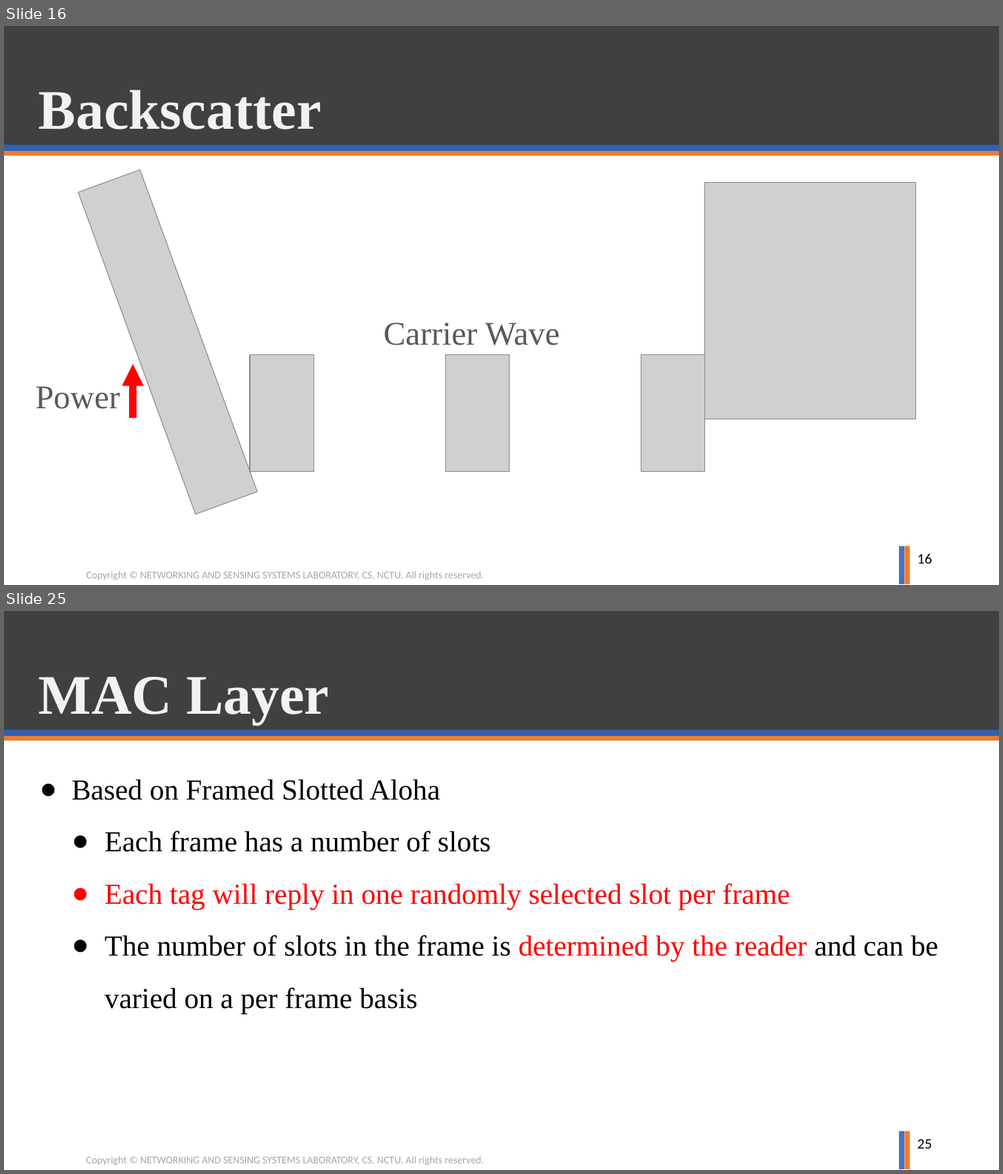
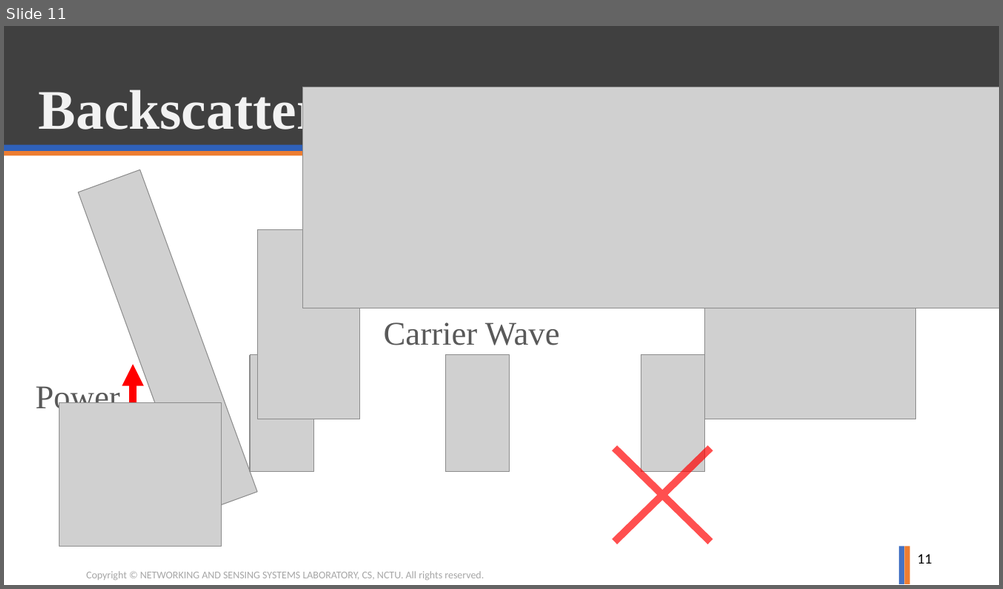
Before and after one commit to ghostkingwilly/RFID_Project, a slide deck: Proposal/RFID_Prorosal.pptx. Shown one above the other, each under a label of ours: slides 16 and 25 before the commit, slide 11 after it; the slides between them are not shown. The pictures are 1003x1174 and 1003x589 pixels, drawn with LibreOffice and Linux fonts; fonts in the diff are those of the drawing; grey boxes stand for pictures; background and template pictures are left out. Boxes give left, top, right and bottom in pixels: in the first picture for what was removed or moved away, otherwise in the second. Text is boxed around its words. In the diff, an @@ line names an element or a change of style, - is before the commit and + after.

```diff
--- a/Proposal/RFID_Prorosal.pptx
+++ b/Proposal/RFID_Prorosal.pptx
@@ slide 25 removed at box(4, 611, 999, 1170), background #FFFFFF; not listed: 6 template elements that a slide beside it also shows @@
@@ title removed at box(39, 677, 329, 725) @@
-MAC Layer
@@ text removed at box(71, 779, 938, 1014) @@
-● Based on Framed Slotted Aloha
-  ● Each frame has a number of slots
-  ● Each tag will reply in one randomly selected slot per frame
-  ● The number of slots in the frame is determined by the reader and can be varied on a per frame basis
@@ page number removed at box(917, 1139, 932, 1149) @@
-25
@@ what was slide 16 is now slide 11 @@
@@ slide 11 changed as well @@
@@ picture added at box(303, 87, 999, 308) @@
@@ picture added at box(257, 230, 359, 420) @@
@@ picture added at box(60, 403, 222, 546) @@
@@ cross added at box(570, 405, 754, 585), fill #FF0000 at 69% opacity @@
@@ page number at box(917, 554, 932, 564): text changed @@
-16
+11
```
Also in this commit, not shown: 2 other slides changed, 7 slides added, 34 other slides removed.
